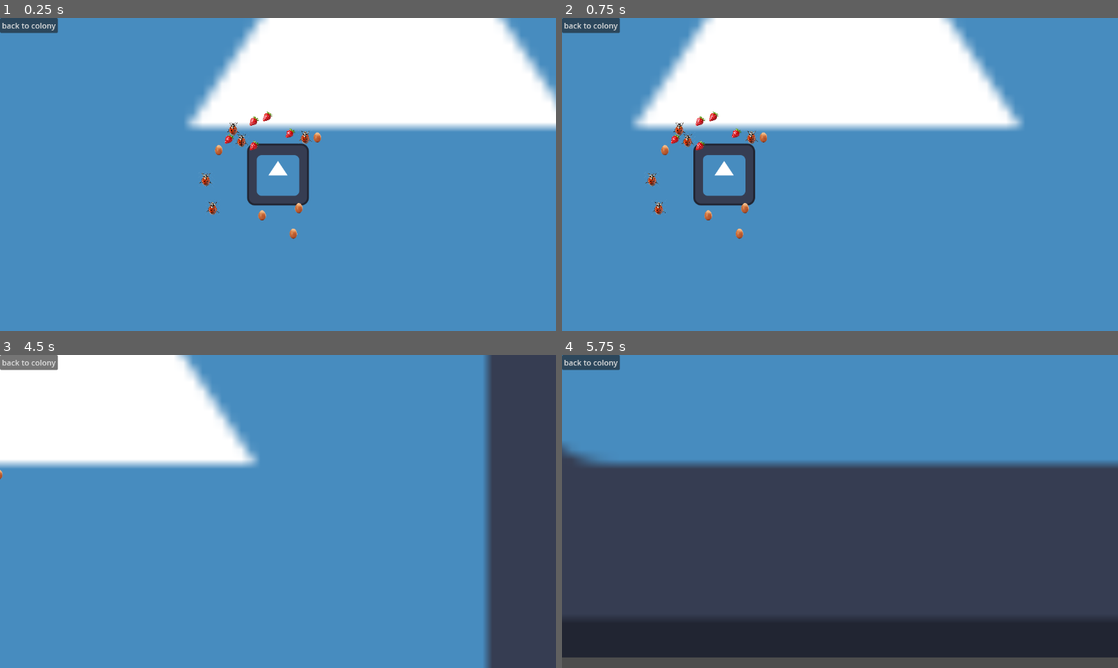
Above: before the commit, frames 1-4 (two rows, left to right).
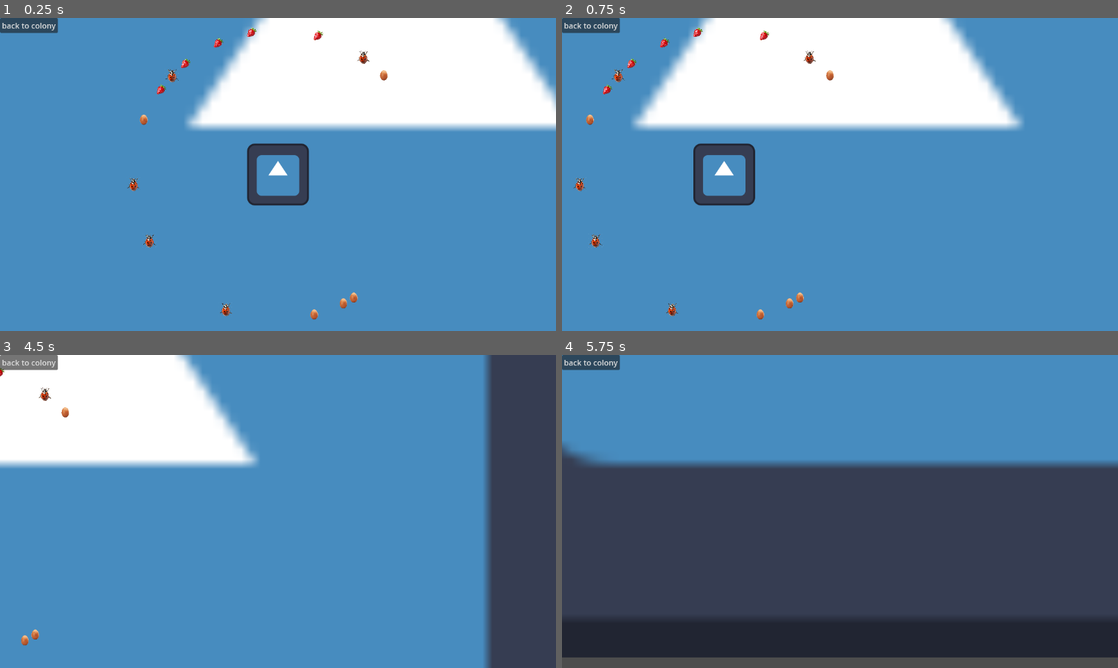
Above: after the commit, the same moments.

Repository: BongHead/GameJam2026
Game: Godot game, scene res://World.tscn
Same seed, same stepped clock (60 frames per second), same inputs: the game is played once before the commit and once after it. The engine's default icon, where the game draws it, is replaced by a stand-in: a white triangle on a blue panel in a dark square.
Inputs (mouse positions are in pixels of both pictures, inside the frame that each line leads up to):
- Up to frame 1 (0.25 s): no input
- Up to frame 2 (0.75 s): tap Enter at 0.5 s; move the mouse to (962, 158) at 0.52 s; hold D (right) from 0.53 s (still down); click (962, 158) at 0.67 s
- Up to frame 3 (4.5 s): move the mouse to (166, 527) at 1.27 s; release D (right) at 1.28 s; hold S (down) 1.28-2.03 s; click (166, 527) at 1.42 s; move the mouse to (333, 442) at 2.02 s; hold D (right) 2.03-2.78 s; click (333, 442) at 2.17 s; move the mouse to (250, 574) at 2.77 s; hold W (up) 2.78-3.53 s; click (250, 574) at 2.92 s; tap Space at 3.5 s; move the mouse to (444, 558) at 3.52 s; hold A (left) from 3.53 s (still down); click (444, 558) at 3.67 s; move the mouse to (111, 464) at 4.27 s; click (111, 464) at 4.42 s
- Up to frame 4 (5.75 s): move the mouse to (867, 511) at 5.02 s; release A (left) at 5.03 s; hold S (down) from 5.03 s (still down); click (867, 511) at 5.17 s

The runs differ from the first frame. In frame 1, 1.2% of the frame differs, in the area x 22-70%, y 3-97%; in frame 2, 1.2%; in frame 3, 0.2%; in frame 4, nothing differs.

Commit message:
feature: Click on the main anthill

Diff:
--- a/gamejam2026/World.tscn
+++ b/gamejam2026/World.tscn
@@ -1,8 +1,12 @@
-[gd_scene load_steps=4 format=3 uid="uid://bxuitaado5ppd"]
+[gd_scene load_steps=6 format=3 uid="uid://bxuitaado5ppd"]
 
 [ext_resource type="Texture2D" uid="uid://b8qdm5f1602ab" path="res://icon.svg" id="1_f7gfw"]
 [ext_resource type="Script" path="res://camera_2d.gd" id="1_o0ekc"]
 [ext_resource type="Script" path="res://world.gd" id="1_t0vh2"]
+[ext_resource type="Script" path="res://anthill.gd" id="4_0gpe0"]
+
+[sub_resource type="RectangleShape2D" id="RectangleShape2D_rrt27"]
+size = Vector2(128, 128)
 
 [node name="Node2D" type="Node2D"]
 script = ExtResource("1_t0vh2")
@@ -22,7 +26,16 @@
 scale = Vector2(20, 20)
 texture = ExtResource("1_f7gfw")
 
-[node name="Sprite2D2" type="Sprite2D" parent="."]
+[node name="main hive" type="Sprite2D" parent="."]
 texture = ExtResource("1_f7gfw")
 
+[node name="Area2D" type="Area2D" parent="main hive"]
+collision_layer = 2
+collision_mask = 2
+script = ExtResource("4_0gpe0")
+
+[node name="hive_CollisionShape2D" type="CollisionShape2D" parent="main hive/Area2D"]
+shape = SubResource("RectangleShape2D_rrt27")
+
 [connection signal="pressed" from="Hud/Back to colony" to="Camera2D" method="_on_back_to_colony_pressed"]
+[connection signal="input_event" from="main hive/Area2D" to="." method="_on_area_2d_input_event"]
--- /dev/null
+++ b/gamejam2026/anthill.gd
@@ -0,0 +1,16 @@
+extends Area2D
+
+# Called when the node enters the scene tree for the first time.
+func _ready() -> void:
+	pass # Replace with function body.
+
+
+# Called every frame. 'delta' is the elapsed time since the previous frame.
+func _process(delta: float) -> void:
+	pass
+#func _click_on_main_hive(viewport:Node,event:InputEvent,shape_idx:int) -> void:
+	#pass
+#func _input(Input:InputEvent)-> void:
+	#if Input is InputEventMouseButton and Input.is_pressed():
+		#if Input.button_index == MOUSE_BUTTON_LEFT:
+			#print("test")
--- a/gamejam2026/camera_2d.gd
+++ b/gamejam2026/camera_2d.gd
@@ -31,7 +31,7 @@
 	if mouse_event is InputEventMouseMotion and _is_pressed:
 		global_position -= mouse_event.relative
 	if mouse_event is InputEventMouseButton:
-		if mouse_event.button_index == MOUSE_BUTTON_LEFT:
+		if mouse_event.button_index == MOUSE_BUTTON_MIDDLE:
 			_is_pressed = mouse_event.pressed
 		#if mouse_event.button_index == MOUSE_BUTTON_WHEEL_UP:
 		#	camera.zoom.x -= 0.25
--- a/gamejam2026/project.godot
+++ b/gamejam2026/project.godot
@@ -41,3 +41,13 @@
 "events": [Object(InputEventKey,"resource_local_to_scene":false,"resource_name":"","device":-1,"window_id":0,"alt_press …(192 unchanged characters)…
 ]
 }
+Interact={
+"deadzone": 0.5,
+"events": [Object(InputEventMouseButton,"resource_local_to_scene":false,"resource_name":"","device":-1,"window_id":0,"alt_pressed":false,"shift_pressed":false,"ctrl_pressed":false,"meta_pressed":false,"button_mask":0,"position":Vector2(0, 0),"global_position":Vector2(0, 0),"factor":1.0,"button_index":1,"canceled":false,"pressed":false,"double_click":false,"script":null)
+]
+}
+
+[layer_names]
+
+2d_physics/layer_1="world"
+2d_physics/layer_2="interactions"
--- a/gamejam2026/world.gd
+++ b/gamejam2026/world.gd
@@ -17,7 +17,7 @@
 	var food =[fruit_node,insect_node,worms_eggs_node]
 	for thing in food:
 		for x in range(5):
-			place_resources_on_map(78,156,thing)
+			place_resources_on_map(300,300,thing)
 
 	#lets think about this, let generate a fix amount of
 	#resources of the same tier at the beguinning, so i must tier
@@ -47,3 +47,9 @@
 # Called every frame. 'delta' is the elapsed time since the previous frame.
 func _process(delta: float) -> void:
 	pass
+
+
+func _on_area_2d_input_event(viewport: Node, event: InputEvent, shape_idx: int) -> void:
+	if event is InputEventMouseButton and event.is_pressed():
+		if event.button_index == MOUSE_BUTTON_LEFT:
+			print("test")
